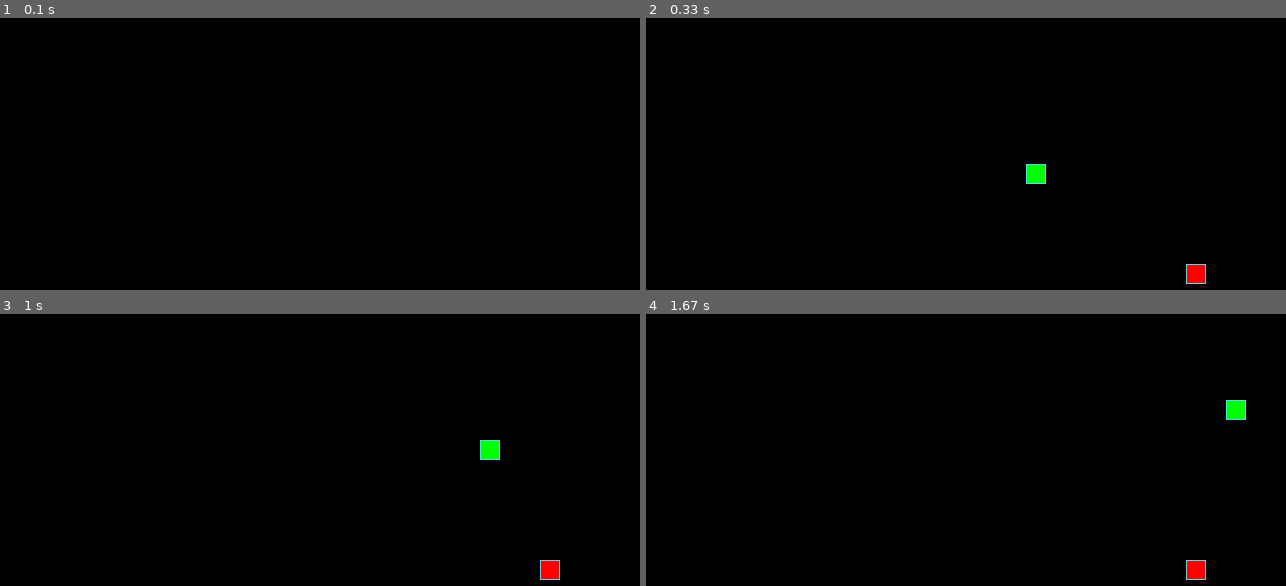
Above: before the commit, frames 1-4 (two rows, left to right).
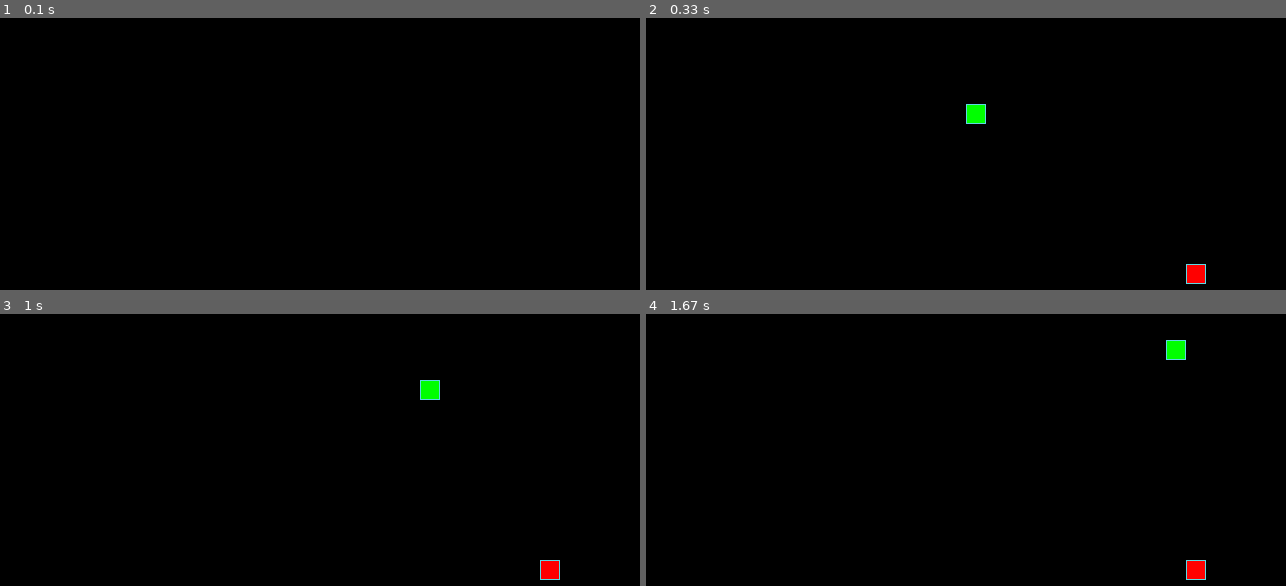
Above: after the commit, the same moments.

Repository: FeodorBask/backend_snake_homework
Game: pygame game, started from the_snake-main/the_snake.py
The game is run twice, just before and just after one commit, with the same random seed, the same clock (stepped at 60 frames per second) and the same inputs.
Inputs:
- Up to frame 1 (0.1 s): no input
- Up to frame 2 (0.33 s): no input
- Up to frame 3 (1 s): hold Right 0.33-0.8 s; hold Up from 0.83 s (still down)
- Up to frame 4 (1.67 s): release Up at 1.13 s; hold Right 1.17-1.63 s

Frame 1 is identical in both runs. In frame 2, 0.5% of the frame differs, in the area x 50-63%, y 31-62%; in frame 3, 0.5%; in frame 4, 0.5%.

Commit message:
New_Snake

Diff:
--- a/the_snake-main/the_snake.py
+++ b/the_snake-main/the_snake.py
@@ -1,4 +1,4 @@
-from random import randint
+from random import choice, randint
 import pygame
 
 # Константы для размеров поля и сетки:
@@ -84,20 +84,15 @@
     """Класс для змейки - главного игрового объекта"""
     def __init__(self):
         super().__init__()
-        # ИНИЦИАЛИЗИРУЕМ ВСЕ АТРИБУТЫ НЕПОСРЕДСТВЕННО В init
+        self.reset()
+
+    def reset(self):
+        """Сбрасывает змейку в начальное состояние после столкновения с собой"""
         self.length = 1
         self.positions = [((SCREEN_WIDTH // 2), (SCREEN_HEIGHT // 2))]
-        self.direction = RIGHT
+        self.direction = choice([UP, DOWN, LEFT, RIGHT])
         self.next_direction = None
         self.body_color = SNAKE_COLOR
-        self.last = None
-
-    def reset(self):
-        """Сбрасывает змейку в начальное состояние"""
-        self.length = 1
-        self.positions = [((SCREEN_WIDTH // 2), (SCREEN_HEIGHT // 2))]
-        self.direction = RIGHT
-        self.next_direction = None
         self.last = None
 
     def update_direction(self):
@@ -107,23 +102,27 @@
             self.next_direction = None
 
     def move(self):
-        """Обновляет позицию змейки - двигает её вперед"""
+        """Обновляет позицию змейки, добавляя новую голову и удаляя хвост"""
         # Сохраняем последнюю позицию для затирания
         self.last = self.positions[-1] if len(self.positions) > 1 else None
 
         # Получаем текущую позицию головы
-        head_x, head_y = self.positions[0]
-
-        # Вычисляем новую позицию головы
-        dir_x, dir_y = self.direction
-        new_x = (head_x + dir_x * GRID_SIZE) % SCREEN_WIDTH
-        new_y = (head_y + dir_y * GRID_SIZE) % SCREEN_HEIGHT
+        head = self.get_head_position()
+
+        # Вычисляем новую позицию головы с телепортацией через границы
+        new_x = (head[0] + self.direction[0] * GRID_SIZE) % SCREEN_WIDTH
+        new_y = (head[1] + self.direction[1] * GRID_SIZE) % SCREEN_HEIGHT
         new_head = (new_x, new_y)
+
+        # ✅ Проверка столкновения с собой
+        if new_head in self.positions:
+            self.reset()
+            return
 
         # Добавляем новую голову в начало списка
         self.positions.insert(0, new_head)
 
-        # Если длина не увеличилась, удаляем хвост
+        # Удаляем последний элемент, если длина не увеличилась
         if len(self.positions) > self.length:
             self.positions.pop()
 
@@ -132,44 +131,17 @@
         return self.positions[0]
 
     def draw(self):
-        """Отрисовывает змейку на экране"""
-        # Отрисовываем все сегменты тела, кроме головы
-        for position in self.positions[1:]:
-            if (isinstance(position, (tuple, list)) and
-                len(position) == 2 and
-                all(isinstance(coord, (int, float)) for coord in position)):
-
-                rect = pygame.Rect(
-                    (int(position[0]), int(position[1])),
-                    (GRID_SIZE, GRID_SIZE)
-                )
-                pygame.draw.rect(screen, self.body_color, rect)
-                pygame.draw.rect(screen, BORDER_COLOR, rect, 1)
-
-        # Отрисовываем голову змейки
-        head_position = self.positions[0]
-        if (isinstance(head_position, (tuple, list)) and
-            len(head_position) == 2 and
-            all(isinstance(coord, (int, float)) for coord in head_position)):
-
-            head_rect = pygame.Rect(
-                (int(head_position[0]), int(head_position[1])),
-                (GRID_SIZE, GRID_SIZE)
-            )
-            pygame.draw.rect(screen, self.body_color, head_rect)
-            pygame.draw.rect(screen, BORDER_COLOR, head_rect, 1)
-
-        # Затираем последний сегмент (если он есть)
+        """Отрисовывает змейку на экране, затирая след"""
+        # Отрисовываем все сегменты тела
+        for position in self.positions:
+            rect = pygame.Rect(position, (GRID_SIZE, GRID_SIZE))
+            pygame.draw.rect(screen, self.body_color, rect)
+            pygame.draw.rect(screen, BORDER_COLOR, rect, 1)
+
+        # Затираем последний сегмент
         if self.last:
-            if (isinstance(self.last, (tuple, list)) and
-                len(self.last) == 2 and
-                all(isinstance(coord, (int, float)) for coord in self.last)):
-
-                last_rect = pygame.Rect(
-                    (int(self.last[0]), int(self.last[1])),
-                    (GRID_SIZE, GRID_SIZE)
-                )
-                pygame.draw.rect(screen, BOARD_BACKGROUND_COLOR, last_rect)
+            last_rect = pygame.Rect(self.last, (GRID_SIZE, GRID_SIZE))
+            pygame.draw.rect(screen, BOARD_BACKGROUND_COLOR, last_rect)
 
 
 def handle_keys(snake):
